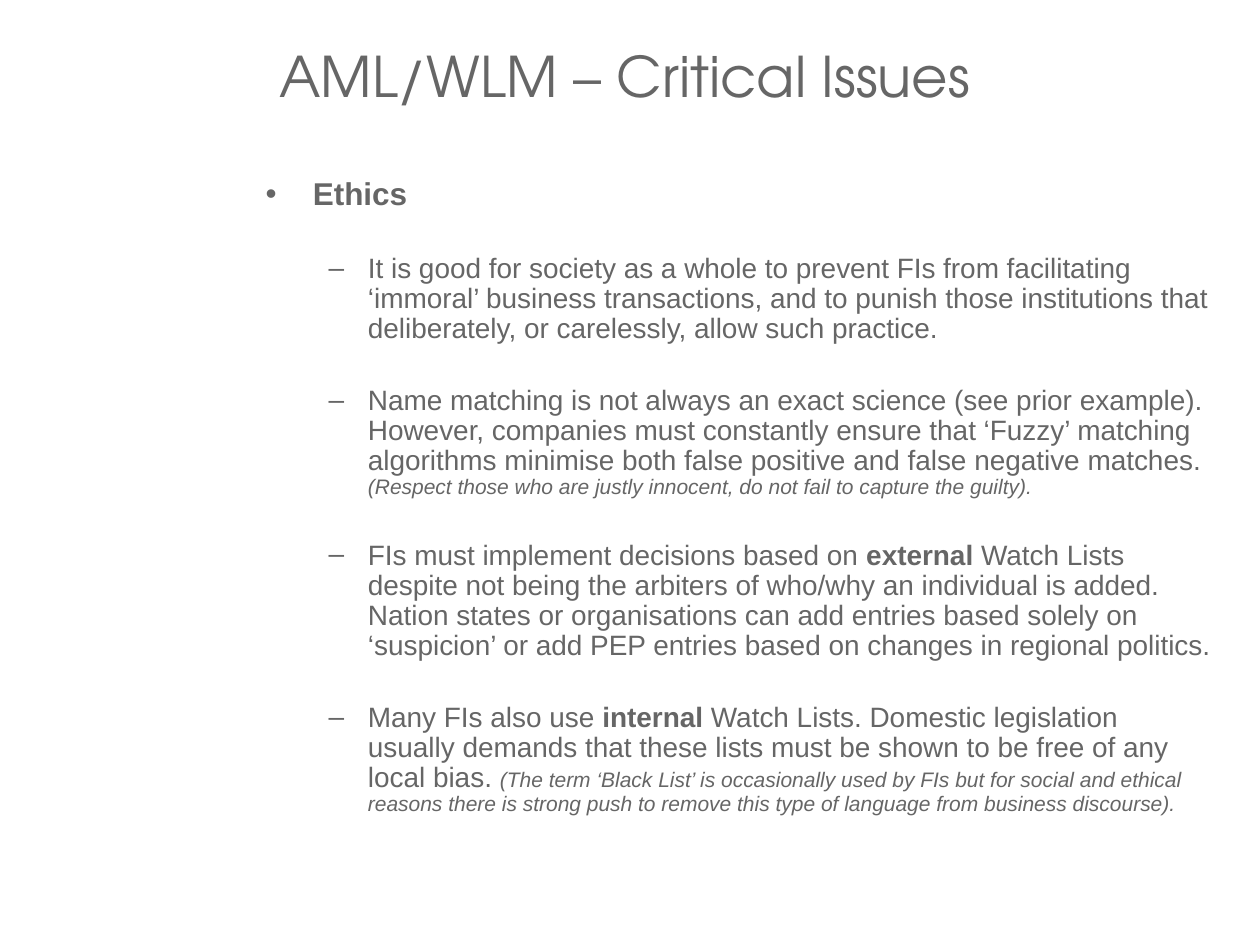
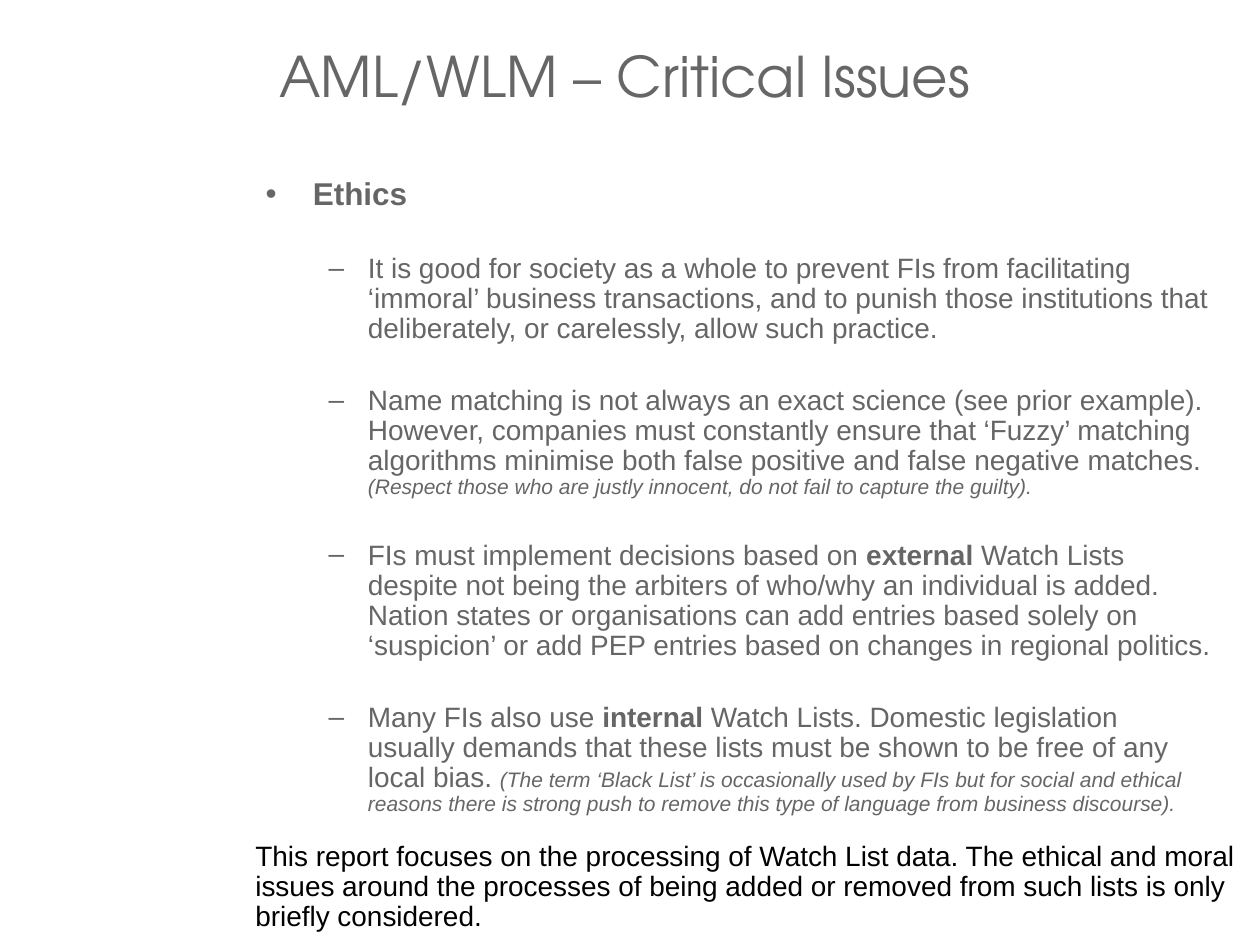
Before and after one commit to JackDaedalus/DataMgmtCA1, a slide deck: slide 6 of PPT_CA1/Data Management - CA1 - AML WLM Ethics - Student Ciaran Finnegan d21124026 v1-4 240222.pptx. Drawn at 1260x945 pixels with LibreOffice and Linux fonts; fonts in the diff are those of the drawing; background and template pictures are left out. Boxes give left, top, right and bottom in pixels: in the first picture for what was removed or moved away, otherwise in the second. Text is boxed around its words. In the diff, an @@ line names an element or a change of style, - is before the commit and + after.

```diff
--- a/PPT_CA1/Data Management - CA1 - AML WLM Ethics - Student Ciaran Finnegan d21124026 v1-4 240222.pptx
+++ b/PPT_CA1/Data Management - CA1 - AML WLM Ethics - Student Ciaran Finnegan d21124026 v1-4 240222.pptx
@@ text added at box(255, 845, 1234, 932), 16 pt, text #000000 @@
+This report focuses on the processing of Watch List data. The ethical and moral issues around the processes of being added or removed from such lists is only briefly considered.
```
Also in this commit, not shown: 6 other slides changed.
